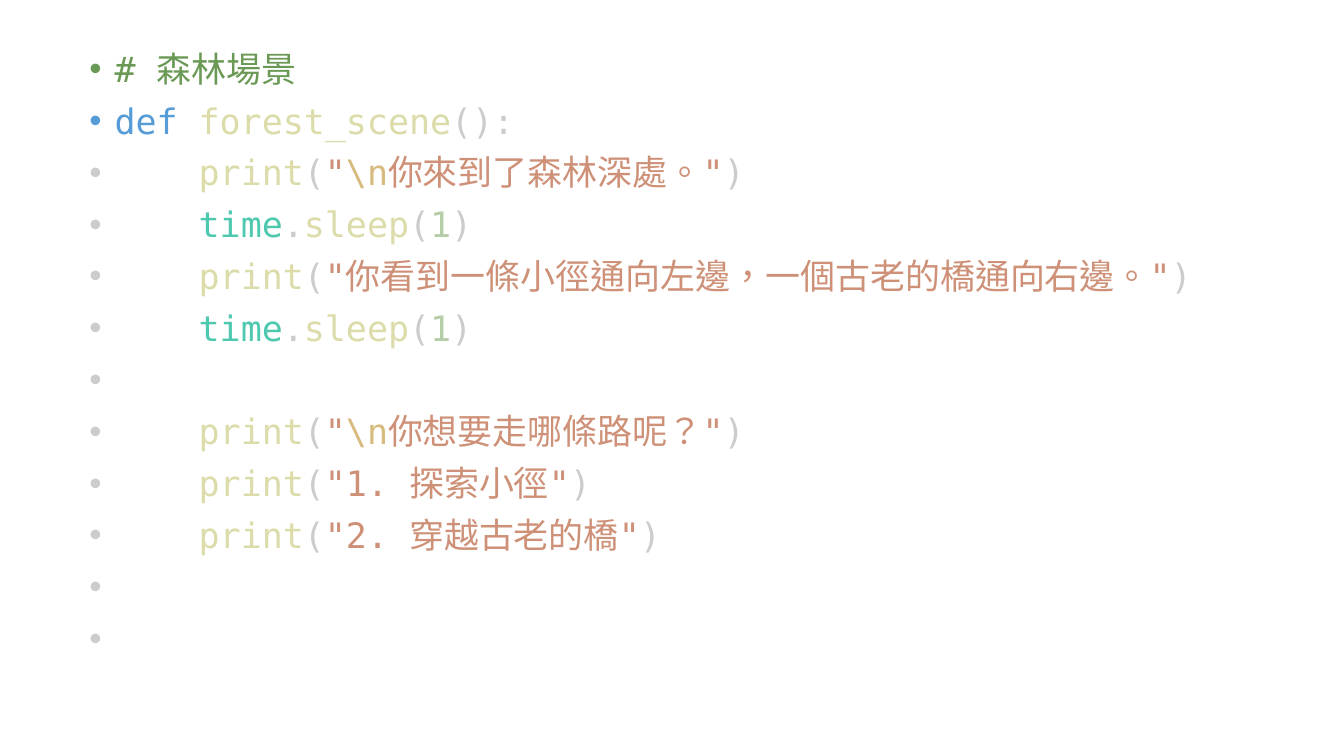
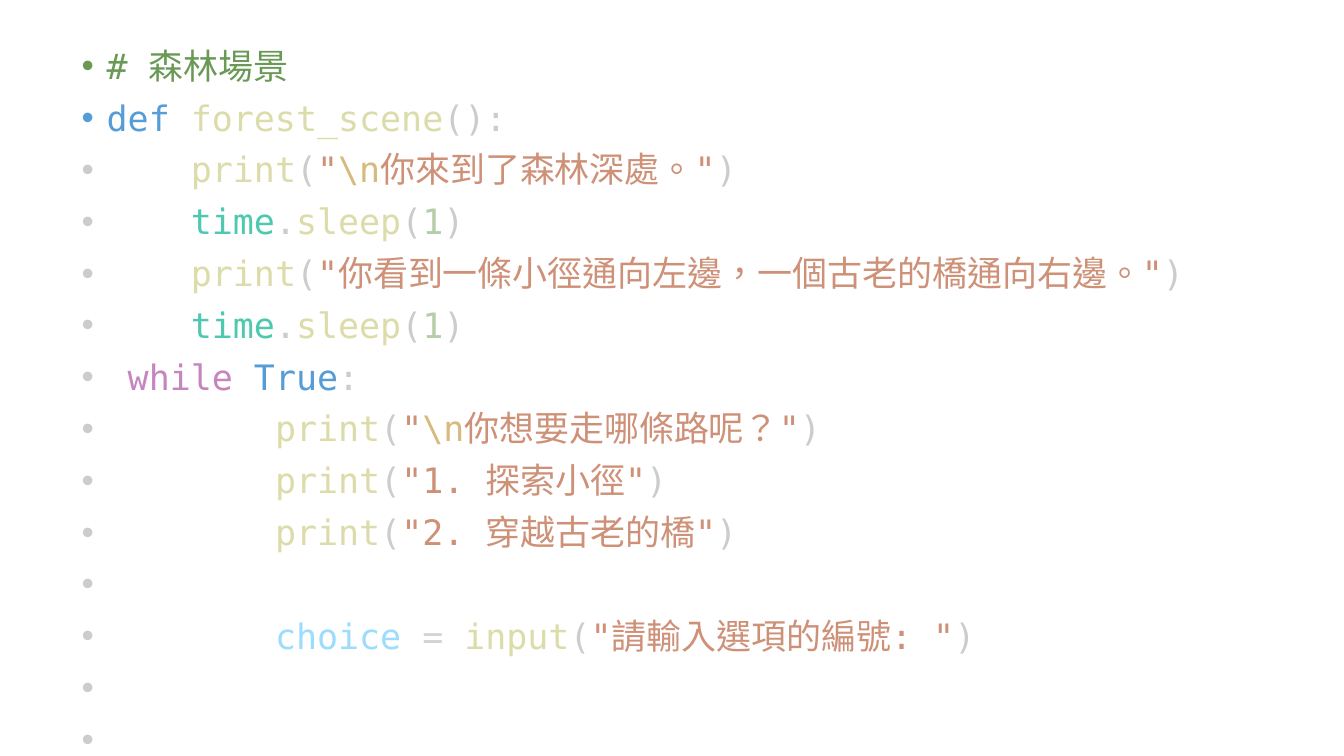
Before and after one commit to lanlan0214/pythontttt, a slide deck: slide 7 of 設計的奇幻世界.pptx. Drawn at 1344x756 pixels with LibreOffice and Linux fonts; fonts in the diff are those of the drawing. Boxes give left, top, right and bottom in pixels: in the first picture for what was removed or moved away, otherwise in the second. Text is boxed around its words. In the diff, an @@ line names an element or a change of style, - is before the commit and + after.

```diff
--- a/設計的奇幻世界.pptx
+++ b/設計的奇幻世界.pptx
@@ text "# 森林場景": place and size @@
-text "# 森林場景" at box(115, 52, 1192, 555)
+text "# 森林場景" at box(107, 49, 1184, 656)
@@ text at box(128, 363, 359, 391): paragraph added @@
+• while True:
@@ text at box(275, 621, 912, 656): paragraph added @@
+• choice = input("請輸入選項的編號: ")
```
Also in this commit, not shown: 1 other slide changed, 1 slide added, 6 other files.
